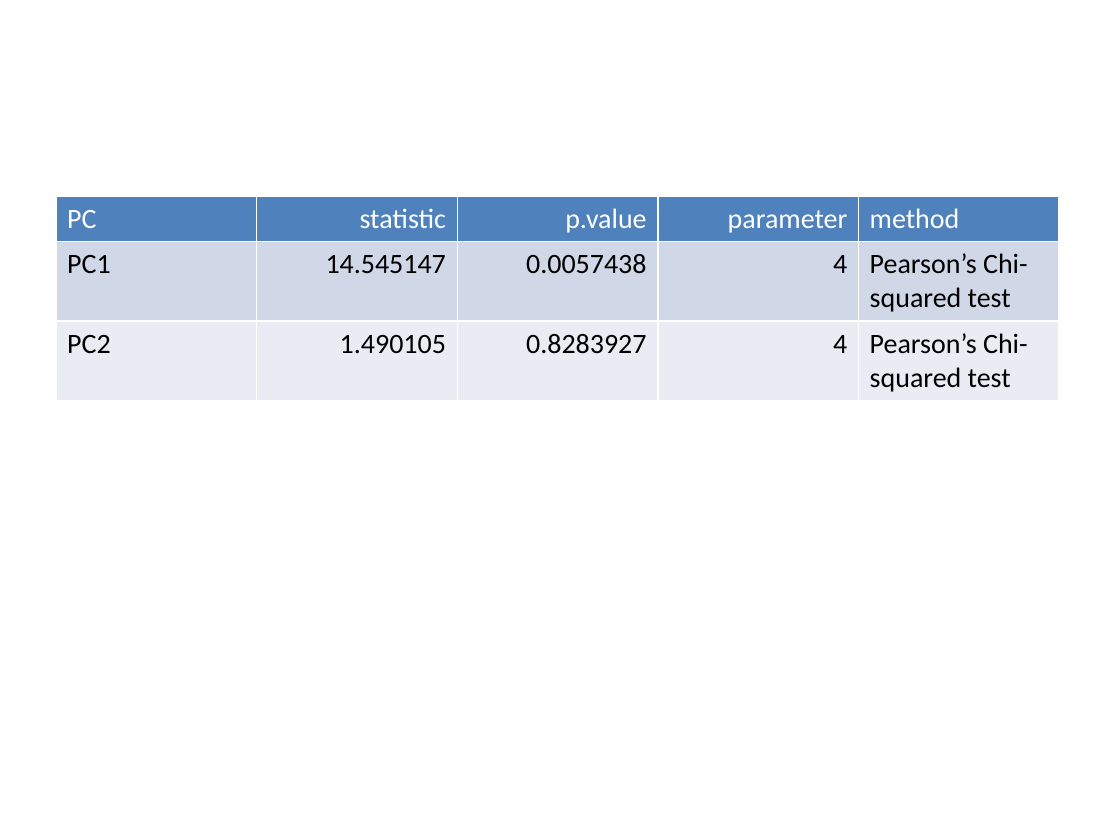
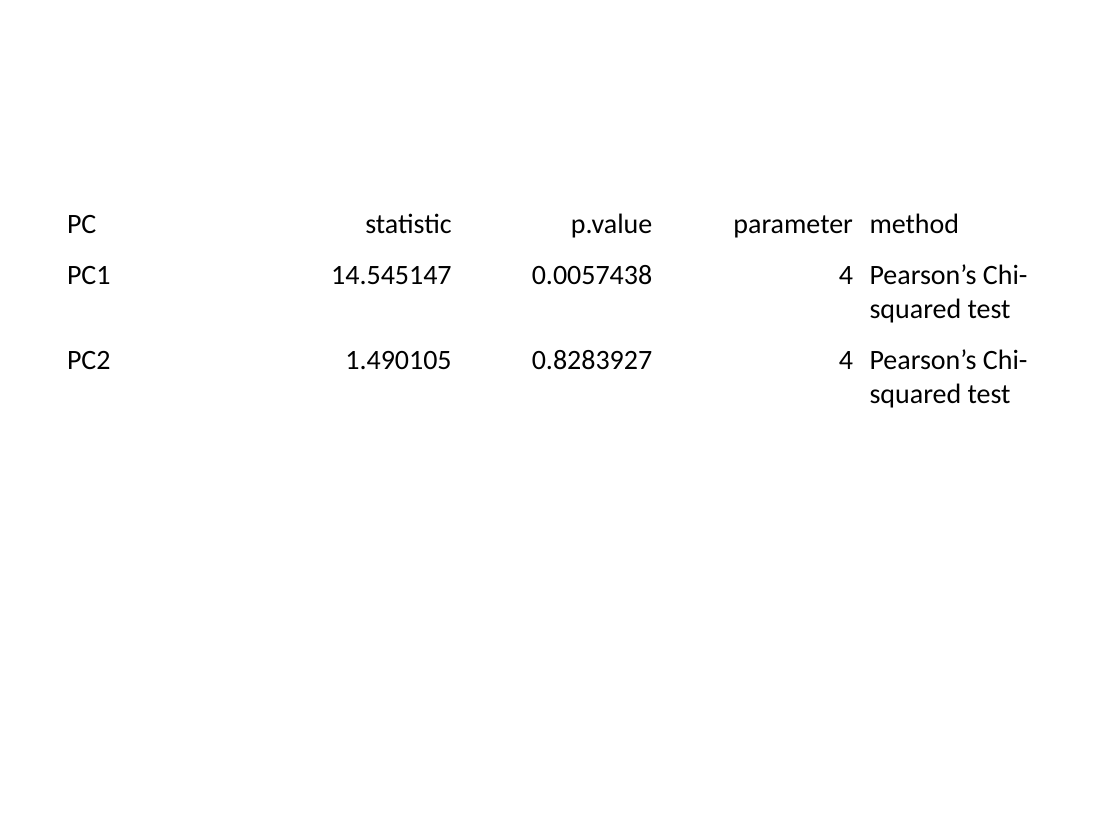
Before and after one commit to eliocamp/onda3, a slide deck: slide 7 of 04-figuras.pptx. Drawn at 1120x840 pixels with LibreOffice and Linux fonts; fonts in the diff are those of the drawing. Boxes give left, top, right and bottom in pixels: in the first picture for what was removed or moved away, otherwise in the second. Text is boxed around its words. In the diff, an @@ line names an element or a change of style, - is before the commit and + after.

```diff
--- a/04-figuras.pptx
+++ b/04-figuras.pptx
@@ table at bbox=[56, 196, 1058, 412] @@
@@ fill #4F81BD to none in row 1 @@
@@ fill #D0D8E8 to none in row 2 @@
@@ fill #E9EDF4 to none in row 3 @@
@@ text colour #FFFFFF to #000000 in "PC", "statistic", "p.value", "parameter" and 1 more places @@
@@ borders changed @@
```
Also in this commit, not shown: 7 other slides changed, 4 other files.
